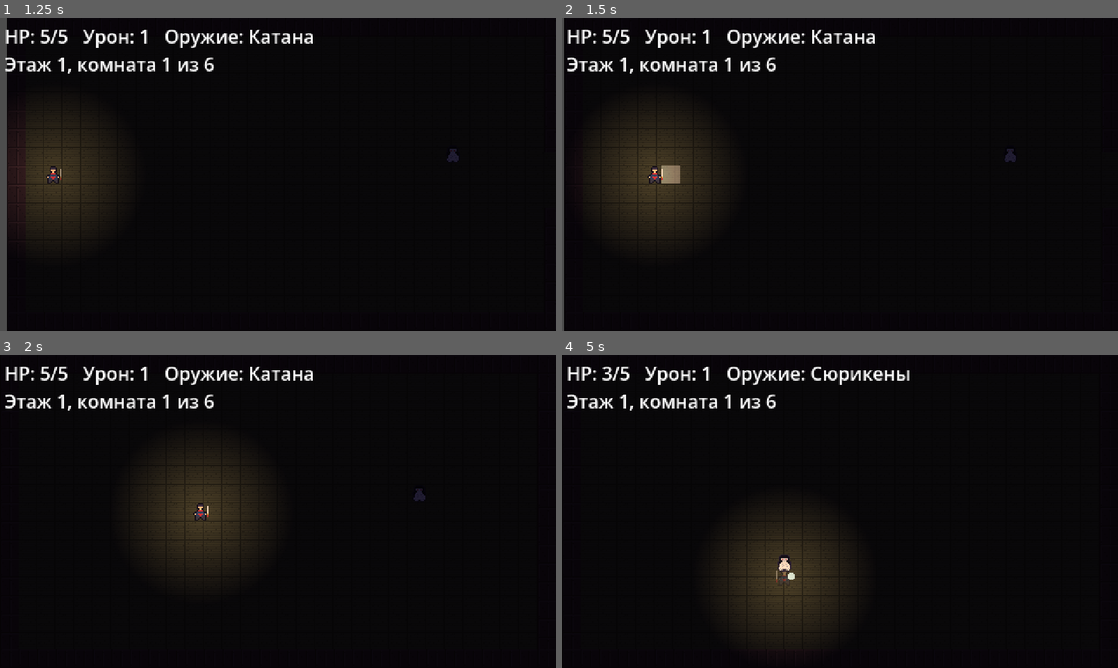
Above: before the commit, frames 1-4 (two rows, left to right).
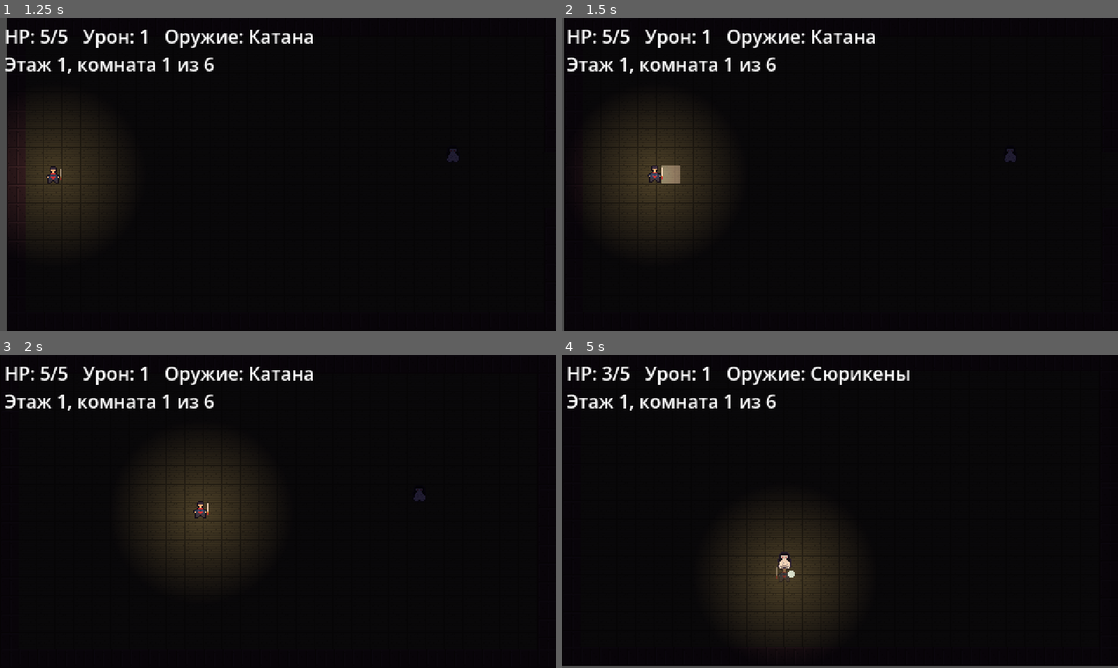
Above: after the commit, the same moments.

Repository: yungvlone112/first-roguelike-project
Game: Godot game, scene res://scenes/shop.tscn
The game is run twice, just before and just after one commit, with the same random seed, the same clock (stepped at 60 frames per second) and the same inputs.
Inputs:
- Up to frame 1 (1.25 s): click "Начать забег" at 0.5 s
- Up to frame 2 (1.5 s): tap Enter at 1.25 s; hold D (move_right) from 1.28 s (still down); tap J (attack) at 1.35 s
- Up to frame 3 (2 s): keep holding D (move_right)
- Up to frame 4 (5 s): release D (move_right) at 2.03 s; hold S (move_down) 2.03-2.78 s; tap J (attack) at 2.1, 3.05, 3.6, 4.35 s; hold D (move_right) 2.78-3.53 s; tap Q (swap) at 2.85 s; hold W (move_up) 3.53-4.28 s; hold A (move_left) from 4.28 s (still down)

Frame 1 is identical in both runs. In frame 2, less than 0.1% of the frame differs, in the area x 15-19%, y 47-53%; in frame 3, less than 0.1%; in frame 4, 0.8%, in the area x 0-100%, y 63-100%.

Commit message:
motion effects

Diff:
--- a/project.godot
+++ b/project.godot
@@ -18,6 +18,7 @@
 
 Meta="*uid://bnpikh0g7rlyc"
 Sfx="*uid://cmop0xq1shf15"
+Fx="*uid://6o3pwjt03ji8"
 
 [display]
 
--- a/scripts/boss.gd
+++ b/scripts/boss.gd
@@ -68,12 +68,13 @@
 		p.global_position = global_position
 
 func take_damage(amount):
-	Sfx.play("hit")
+	Sfx.hit()
 	hp -= amount
 	$BarFill.size.x = 32.0 * max(hp, 0) / max_hp
 	modulate.a = 0.3
 	await get_tree().create_timer(0.08).timeout
 	modulate.a = 1.0
 	if hp <= 0:
+		Fx.burst(global_position, Color(0.91, 0.86, 0.75), 40)
 		died.emit()
 		queue_free()
--- a/scripts/enemy.gd
+++ b/scripts/enemy.gd
@@ -22,11 +22,12 @@
 			c.take_damage(1)
 
 func take_damage(amount):
-	Sfx.play("hit")
+	Sfx.hit()
 	hp -= amount
 	modulate.a = 0.3
 	await get_tree().create_timer(0.08).timeout
 	modulate.a = 1.0
 	if hp <= 0:
+		Fx.burst(global_position, Color(0.8, 0.85, 1.0))
 		died.emit()
 		queue_free()
--- /dev/null
+++ b/scripts/fx.gd
@@ -0,0 +1,19 @@
+extends Node
+
+func burst(pos: Vector2, color: Color, amount := 14):
+	var p := CPUParticles2D.new()
+	p.position = pos
+	p.amount = amount
+	p.lifetime = 0.5
+	p.one_shot = true
+	p.explosiveness = 1.0
+	p.spread = 180.0
+	p.gravity = Vector2.ZERO
+	p.initial_velocity_min = 30.0
+	p.initial_velocity_max = 90.0
+	p.scale_amount_min = 1.5
+	p.scale_amount_max = 3.0
+	p.color = color
+	p.emitting = true
+	p.finished.connect(p.queue_free)
+	get_tree().current_scene.add_child(p)
--- a/scripts/player.gd
+++ b/scripts/player.gd
@@ -43,6 +43,12 @@
 			$Sprite2D.flip_h = dir.x < 0
 	velocity = dir * speed
 	move_and_slide()
+	var spr = get_node_or_null("Sprite2D")
+	if spr:
+		if dir != Vector2.ZERO:
+			spr.position.y = -absf(sin(Time.get_ticks_msec() / 90.0)) * 2.0
+		else:
+			spr.position.y = 0.0
 	if Input.is_action_just_pressed("swap") and swap_ready:
 		swap_weapon()
 	if Input.is_action_just_pressed("attack") and can_attack:
@@ -112,6 +118,7 @@
 	hp -= amount
 	update_hp()
 	Sfx.play("hurt")
+	shake(3.0)
 	if hp <= 0:
 		dead = true
 		get_tree().call_deferred("change_scene_to_file", "res://scenes/shop.tscn")
@@ -121,3 +128,9 @@
 	await get_tree().create_timer(iframes).timeout
 	modulate.a = 1.0
 	invincible = false
+func shake(amount):
+	var cam: Camera2D = $Camera2D
+	var tw := create_tween()
+	for i in 5:
+		tw.tween_property(cam, "offset", Vector2(randf_range(-amount, amount), randf_range(-amount, amount)), 0.03)
+	tw.tween_property(cam, "offset", Vector2.ZERO, 0.04)
--- a/scripts/sfx.gd
+++ b/scripts/sfx.gd
@@ -14,7 +14,7 @@
 func _ready():
 	ambient_player = AudioStreamPlayer.new()
 	ambient_player.stream = preload("res://audio/ambient.wav")
-	ambient_player.volume_db = -19.0
+	ambient_player.volume_db = -10.0
 	add_child(ambient_player)
 
 func start_ambient():
@@ -28,3 +28,12 @@
 	add_child(p)
 	p.play()
 	p.finished.connect(p.queue_free)
+
+func hit():
+	play("hit")
+	hit_stop(0.05)
+
+func hit_stop(duration):
+	Engine.time_scale = 0.05
+	await get_tree().create_timer(duration, true, false, true).timeout
+	Engine.time_scale = 1.0
--- a/scripts/shooter.gd
+++ b/scripts/shooter.gd
@@ -48,11 +48,12 @@
 	shooting = false
 
 func take_damage(amount):
-	Sfx.play("hit")
+	Sfx.hit()
 	hp -= amount
 	modulate.a = 0.3
 	await get_tree().create_timer(0.08).timeout
 	modulate.a = 1.0
 	if hp <= 0:
+		Fx.burst(global_position, Color(0.8, 0.85, 1.0))
 		died.emit()
 		queue_free()
Not shown, added: scripts/fx.gd.uid
